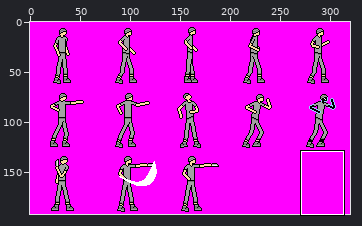
Two versions of one sprite sheet, graphics/spritesheets/player.png. Above: a wide view before the commit, with the close-up outlined.
Close-up. Before the commit:
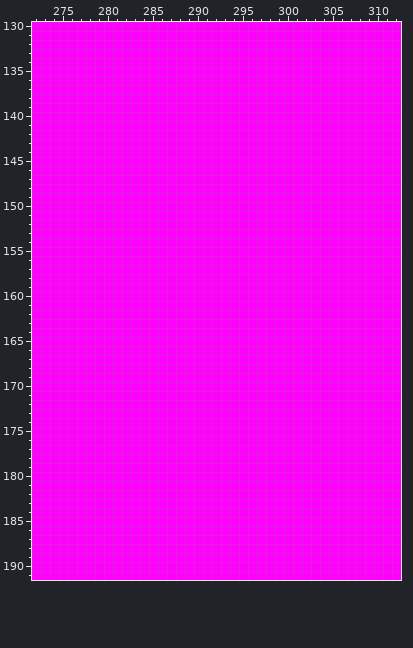
The file is 320x192 pixels. Shown: x 272..312, y 130..191. The commit also changed other parts of the picture, which this record leaves out.
Once edited:
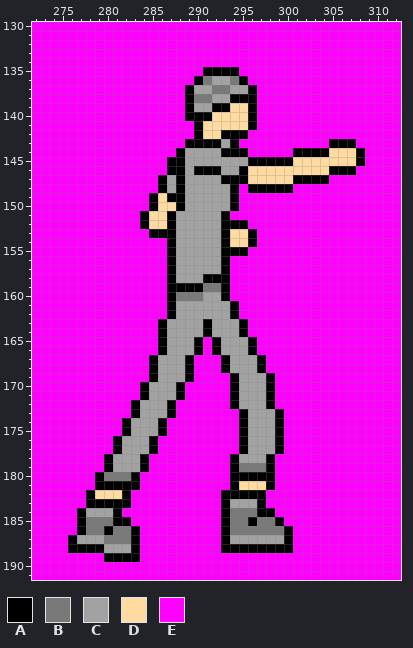
Palette (. is transparent): A #000000  B #797979  C #a2a2a2  D #ffdba2  E #ff00ff
The exact change:
Changed rows in their new state; - is an unchanged pixel.
first column x 276:
135 ---------------AAAA--------------
136 --------------ABCCBA-------------
137 -------------ACCBBCCA------------
138 -------------ABBCCAAA------------
139 -------------ACCAADDA------------
140 -------------AAADDDDA------------
141 --------------ADDDDDA------------
142 --------------ADDAAA-------------
143 -------------AAAACA----------AAA-
144 ------------ACCCCAAA-----AAAADDDA
145 -----------AACCCCCCCAAAAADDDDDDDA
146 -----------AACAAACCADDDDDDDDDAAA-
147 ----------ACACCCCAAADDDDDAAAA----
148 ----------ACACCCCCA-AAAAA--------
149 ---------ADAACCCCCA--------------
150 ---------ADDACCCCCA--------------
151 --------ADDACCCCCA---------------
152 --------ADDACCCCCAAA-------------
153 ---------AAACCCCCADDA------------
154 -----------ACCCCCADDA------------
155 -----------ACCCCCAAA-------------
156 -----------ACCCCCA---------------
157 -----------ACCCCCA---------------
158 -----------ACCCAAA---------------
159 -----------AAAABBA---------------
160 -----------ABBBCCA---------------
161 -----------ACCCCCCA--------------
162 -----------ACCCCCCA--------------
163 ----------ACCCCACCCA-------------
164 ----------ACCCCACCCA-------------
165 ----------ACCCA-ACCCA------------
166 ----------ACCCA-ACCCA------------
167 ---------ACCCA---ACCCA-----------
168 ---------ACCCA---ACCCA-----------
169 ---------ACCCA----ACCCA----------
170 --------ACCCA-----ACCCA----------
171 --------ACCCA-----ACCCA----------
172 -------ACCCA------ACCCA----------
173 -------ACCCA-------ACCCA---------
174 ------ACCCA--------ACCCA---------
175 ------ACCCA--------ACCCA---------
176 -----ACCCA---------ACCCA---------
177 -----ACCCA---------ACCCA---------
178 ----ACCCA---------ACCCA----------
179 ----ACCCA---------ABBBA----------
180 ---ABBBA----------AAAAA----------
181 ---AAAAA----------ADDDA----------
182 --ADDDA----------AAAAA-----------
183 --AAAAA----------ACCCA-----------
184 -ACCCA-----------ABBBAA----------
185 -ABBBAA----------ABBABBA---------
186 -ABBABBA---------ABBBBBBA--------
187 ACCCBBBA---------ACCCCCCA--------
188 AAAACCCA---------AAAAAAAA--------
189 ----AAAA-------------------------
Pixel boxes of the changes (left, top, right, bottom) in both close-ups:
changed: (68, 67, 365, 562)
